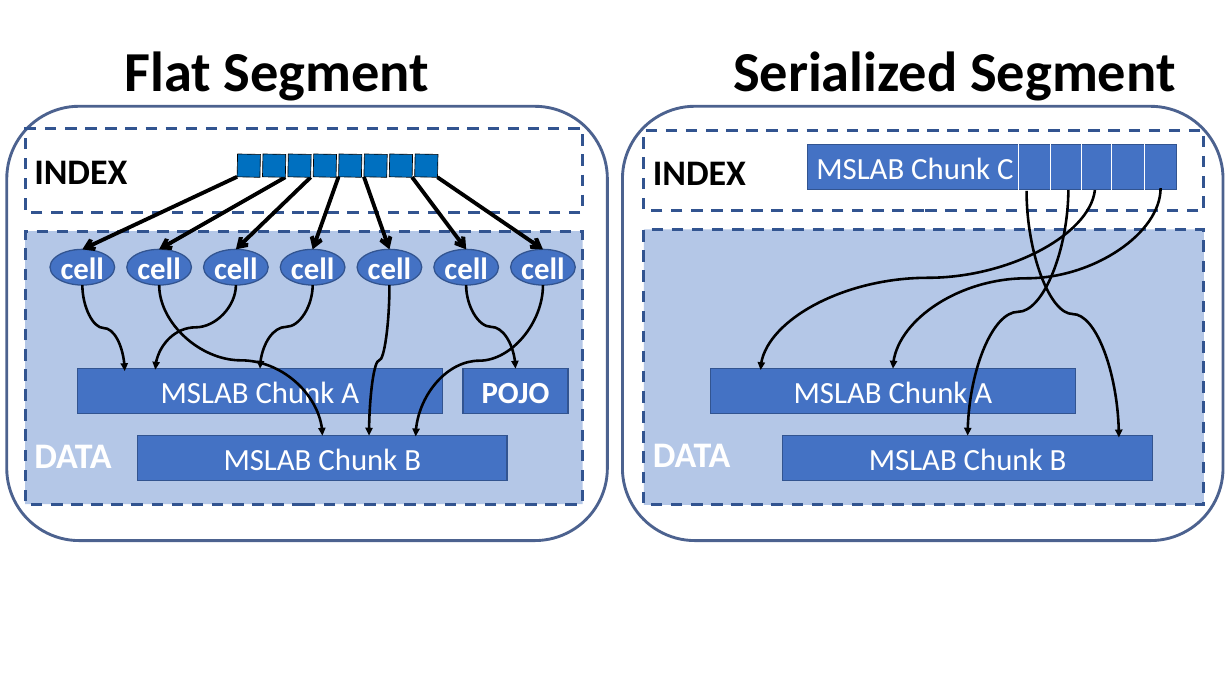
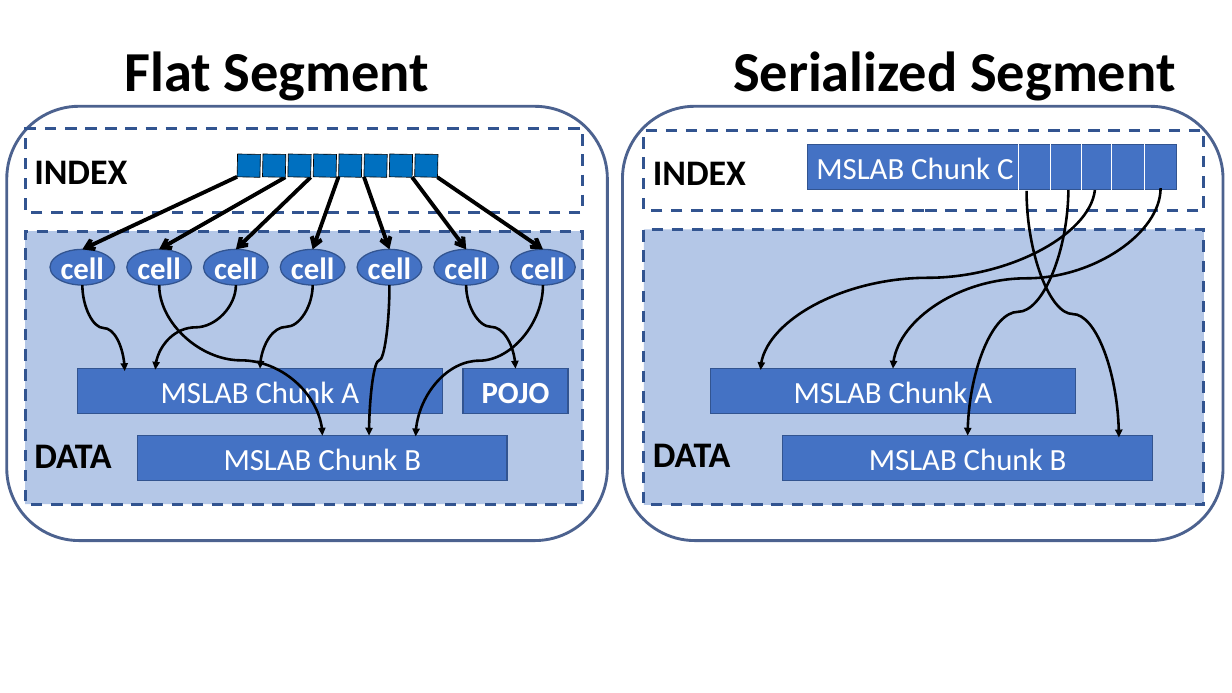
Before and after one commit to iditkeidar/Accordion, a slide deck: slide 3 of VLDB2018/flattening.pptx. Drawn at 1232x693 pixels with LibreOffice and Linux fonts; fonts in the diff are those of the drawing. Boxes give left, top, right and bottom in pixels: in the first picture for what was removed or moved away, otherwise in the second. Text is boxed around its words. In the diff, an @@ line names an element or a change of style, - is before the commit and + after.

```diff
--- a/VLDB2018/flattening.pptx
+++ b/VLDB2018/flattening.pptx
@@ rectangle "DATA" at bbox=[25, 231, 582, 505]: text colour #FFFFFF to #000000 @@
@@ rectangle "DATA" at bbox=[644, 229, 1204, 505]: text colour #FFFFFF to #000000 @@
```
Also in this commit, not shown: 2 other slides changed, 4 other files.
